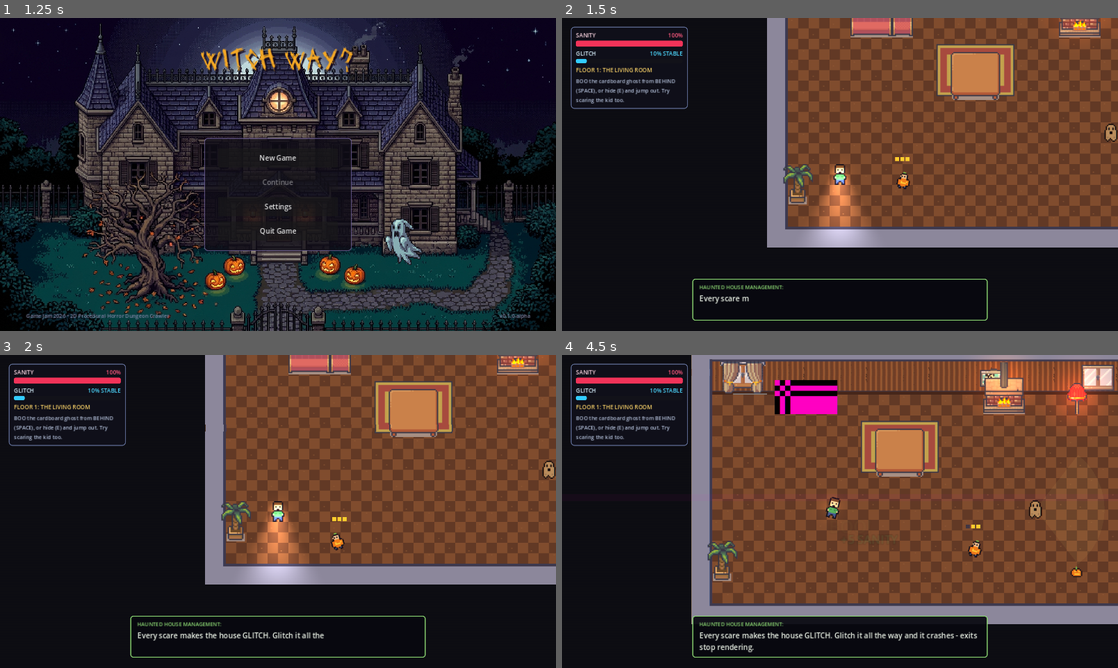
Above: before the commit, frames 1-4 (two rows, left to right).
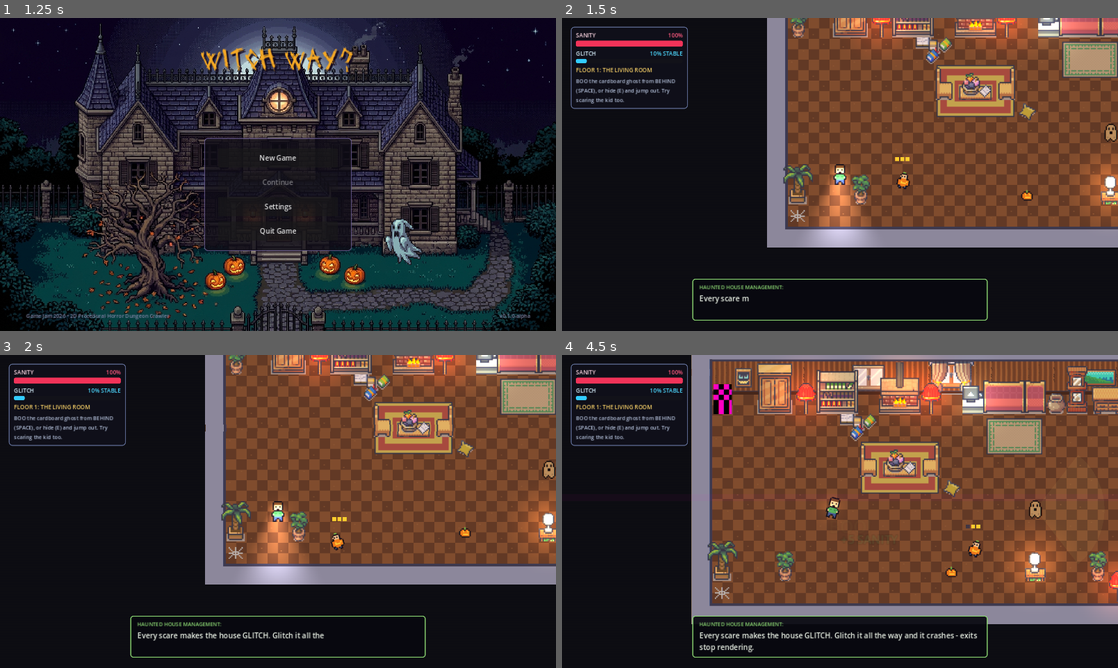
Above: after the commit, the same moments.

Repository: Anchevskiii/GameJam2026-WitchWay-
Game: Godot game, scene res://scenes/ui/main_menu.tscn
Same seed, same stepped clock (60 frames per second), same inputs: the game is played once before the commit and once after it. Sound files missing from this copy of the repository are replaced by a short silence.
Inputs (mouse positions are in pixels of both pictures, inside the frame that each line leads up to):
- Up to frame 1 (1.25 s): tap Enter at 0.5 s; move the mouse to (400, 158) at 0.52 s; hold D (move_right) from 0.53 s (still down); tap Space (scare) at 0.6 s; click (400, 158) at 0.67 s
- Up to frame 2 (1.5 s): release D (move_right) at 1.25 s; click "New Game" at 1.25 s
- Up to frame 3 (2 s): no input
- Up to frame 4 (4.5 s): move the mouse to (728, 527) at 2.02 s; hold S (move_down) 2.03-2.78 s; tap E (interact) at 2.1 s; tap Space (scare) at 2.3, 2.85, 3.8 s; move the mouse to (895, 442) at 2.77 s; hold D (move_right) 2.78-3.53 s; move the mouse to (812, 574) at 3.52 s; hold W (move_up) 3.53-4.28 s; tap Shift (sprint) at 3.6 s; click (812, 574) at 3.67 s; move the mouse to (1006, 558) at 4.27 s; hold A (move_left) from 4.28 s (still down); tap F (toggle_flashlight) at 4.35 s

Frame 1 is identical in both runs. In frame 2, 9.0% of the frame differs, in the area x 41-100%, y 0-66%; in frame 3, 9.0%; in frame 4, 18%, in the area x 27-100%, y 0-83%.

Commit message:
Restore living room layout and safe-room audio

Diff:
--- a/scenes/levels/living_room.tscn
+++ b/scenes/levels/living_room.tscn
@@ -1,15 +1,31 @@
-[gd_scene load_steps=15 format=3 uid="uid://bp52u2c3a4jo5"]
+[gd_scene load_steps=31 format=3 uid="uid://bp52u2c3a4jo5"]
 
 [ext_resource type="PackedScene" uid="uid://b8hyw8wb87hgh" path="res://scenes/levels/room_base.tscn" id="1_base"]
 [ext_resource type="Resource" path="res://data/npcs/cardboard_ghost.tres" id="2_r"]
+[ext_resource type="Texture2D" uid="uid://d1prb4k4cler8" path="res://assets/sprites/objects/cobweb.png" id="13_r"]
 [ext_resource type="Texture2D" uid="uid://b7muno1xwbnld" path="res://assets/sprites/objects/pumpkin.png" id="15_r"]
+[ext_resource type="Texture2D" uid="uid://d3k5g2ttff160" path="res://assets/sprites/objects/candles.png" id="16_r"]
+[ext_resource type="Resource" uid="uid://bxabn3rlxx2is" path="res://data/furniture/bookshelf_a.tres" id="f_bookshelf_a"]
+[ext_resource type="Resource" uid="uid://cs2cnps3707sj" path="res://data/furniture/books_floor.tres" id="f_books_floor"]
+[ext_resource type="Resource" uid="uid://celgqdsc4i2a0" path="res://data/furniture/chair_dining_l.tres" id="f_chair_dining_l"]
+[ext_resource type="Resource" uid="uid://dgjnp1mxbmo85" path="res://data/furniture/chair_dining_r.tres" id="f_chair_dining_r"]
+[ext_resource type="Resource" uid="uid://bupgc6xwkpd1h" path="res://data/furniture/china_cabinet.tres" id="f_china_cabinet"]
+[ext_resource type="Resource" uid="uid://c8dfuxdv40dok" path="res://data/furniture/cushion_yellow.tres" id="f_cushion_yellow"]
+[ext_resource type="Resource" uid="uid://8b3277qbolpm" path="res://data/furniture/dresser.tres" id="f_dresser"]
 [ext_resource type="Resource" uid="uid://cyb1jvhe53ojo" path="res://data/furniture/fireplace.tres" id="f_fireplace"]
 [ext_resource type="Resource" uid="uid://d2lnxab3dy0ru" path="res://data/furniture/floorlamp_red.tres" id="f_floorlamp_red"]
-[ext_resource type="Resource" uid="uid://c5qooat31b5xk" path="res://data/furniture/painting_cat.tres" id="f_painting_cat"]
+[ext_resource type="Resource" uid="uid://bruxu2r86qtvv" path="res://data/furniture/flowers_table.tres" id="f_flowers_table"]
+[ext_resource type="Resource" uid="uid://cybx1rfpmiega" path="res://data/furniture/nightstand_lamp.tres" id="f_nightstand_lamp"]
+[ext_resource type="Resource" uid="uid://0htken58kxhq" path="res://data/furniture/painting_landscape.tres" id="f_painting_landscape"]
 [ext_resource type="Resource" uid="uid://b4ydvp7okhkgp" path="res://data/furniture/palm.tres" id="f_palm"]
+[ext_resource type="Resource" uid="uid://bslb1accciw8h" path="res://data/furniture/plant_tree.tres" id="f_plant_tree"]
+[ext_resource type="Resource" uid="uid://cbo1iph6r7ulj" path="res://data/furniture/portrait_skull.tres" id="f_portrait_skull"]
+[ext_resource type="Resource" uid="uid://b8y74pgdusdw6" path="res://data/furniture/rug_beige.tres" id="f_rug_beige"]
 [ext_resource type="Resource" uid="uid://doqbne1fxbf5n" path="res://data/furniture/rug_red_wide.tres" id="f_rug_red_wide"]
 [ext_resource type="Resource" uid="uid://bgbf7lpxy5eey" path="res://data/furniture/sofa_red.tres" id="f_sofa_red"]
-[ext_resource type="Resource" uid="uid://cgx2575s8ymjg" path="res://data/furniture/table_big.tres" id="f_table_big"]
+[ext_resource type="Resource" uid="uid://7dt6dtiyx581" path="res://data/furniture/tv_old.tres" id="f_tv_old"]
+[ext_resource type="Resource" uid="uid://bt4nifcsxvv5w" path="res://data/furniture/vase_a.tres" id="f_vase_a"]
+[ext_resource type="Resource" uid="uid://dsli0v2ef80wo" path="res://data/furniture/wardrobe.tres" id="f_wardrobe"]
 [ext_resource type="Resource" uid="uid://cyw0gs0oxm3c1" path="res://data/furniture/window_curtains.tres" id="f_window_curtains"]
 [ext_resource type="Resource" uid="uid://chaxonr4wymyb" path="res://data/furniture/window_white.tres" id="f_window_white"]
 [ext_resource type="AudioStream" uid="uid://cl8vbqa255yh6" path="res://assets/audio/music/living_room_music.mp3" id="music_living"]
@@ -19,40 +35,58 @@
 room_title = "The Living Room"
 objective = "BOO the cardboard ghost from BEHIND (SPACE), or hide (E) and jump out. Try scaring the kid too."
 layout = "######################
-##1###########5####4##
-#...S++.......H+..L..#
+##3#####4###1######2##
+#Q.W+LB+.H+L.VS++vCR+#
+#......k......e......#
 #.......r............#
-#........T+..........#
-#........++..........#
-#....................#
+#.......AT+Z.........#
+#...........y........#
 #...............g....#
-#....................#
-#..P..&..............D
-#p................u..#
-#....................#
+#....................D
+#..P..&..............#
+#p..Q.......u...N..Q.#
+#o..................L#
 ######################"
 npc_legend = {
 "g": ExtResource("2_r")
 }
 floor_decor_legend = {
+"o": ExtResource("13_r"),
 "u": ExtResource("15_r")
 }
+light_legend = {
+"c": ExtResource("16_r")
+}
 furniture_legend = {
+"A": ExtResource("f_chair_dining_r"),
+"B": ExtResource("f_bookshelf_a"),
+"C": ExtResource("f_china_cabinet"),
 "H": ExtResource("f_fireplace"),
 "L": ExtResource("f_floorlamp_red"),
+"N": ExtResource("f_nightstand_lamp"),
+"Q": ExtResource("f_plant_tree"),
+"R": ExtResource("f_dresser"),
 "S": ExtResource("f_sofa_red"),
-"T": ExtResource("f_table_big"),
+"T": ExtResource("f_flowers_table"),
+"V": ExtResource("f_tv_old"),
+"W": ExtResource("f_wardrobe"),
+"Z": ExtResource("f_chair_dining_l"),
+"e": ExtResource("f_rug_beige"),
+"k": ExtResource("f_books_floor"),
 "p": ExtResource("f_palm"),
-"r": ExtResource("f_rug_red_wide")
+"r": ExtResource("f_rug_red_wide"),
+"v": ExtResource("f_vase_a"),
+"y": ExtResource("f_cushion_yellow")
 }
 wall_decor_legend = {
 "1": ExtResource("f_window_curtains"),
-"4": ExtResource("f_window_white"),
-"5": ExtResource("f_painting_cat")
+"2": ExtResource("f_painting_landscape"),
+"3": ExtResource("f_portrait_skull"),
+"4": ExtResource("f_window_white")
 }
 default_theme = ExtResource("theme")
 room_music = ExtResource("music_living")
 is_safe_room = true
 ambient_color = Color(1, 0.95, 0.88, 1)
-intro_lines = Array[String](["Welcome to the Haunted House!  …(293 unchanged characters)… d Ghost and press SPACE. Or hide in the sofa (E) and jump out with SPACE.", "Every s …(292 unchanged characters)…
+intro_lines = Array[String](["Welcome to the Haunted House!  …(293 unchanged characters)… d Ghost and press SPACE. Or hide in the cupboard (E) and jump out with SPACE.", "Every s …(292 unchanged characters)…
 revisit_lines = Array[String](["Welcome back to the Living Room. Your progress has been saved. Your dignity has not.", "Sanity restored. Every third floor is a Living Room. Management is very generous."])
--- a/scripts/main.gd
+++ b/scripts/main.gd
@@ -30,7 +30,15 @@
 	AudioManager.stop_room_music()
 	_load_room(GameManager.scene_for_level(GameManager.current_level))
 	AudioManager.stop_menu_music()
-	AudioManager.start_room_ambience(1.4)
+	_apply_room_ambience(1.4)
+
+
+## Safe rooms keep their own music; the haunted whispers only play on real floors.
+func _apply_room_ambience(fade_in_duration: float) -> void:
+	if GameManager.is_safe_room:
+		AudioManager.fade_out_room_ambience(0.35)
+	else:
+		AudioManager.start_room_ambience(fade_in_duration)
 
 
 func _setup_transition_label() -> void:
@@ -75,7 +83,7 @@
 	tween.tween_property(_transition_label, "modulate:a", 0.0, 0.35)
 	# 3. Fade screen back in from black while ambient sound & whispers slowly fade in
 	tween.tween_callback(func() -> void:
-		AudioManager.start_room_ambience(fade_in_time + 0.5)
+		_apply_room_ambience(fade_in_time + 0.5)
 	)
 	tween.tween_property(fade_rect, "color:a", 0.0, fade_in_time).set_trans(Tween.TRANS_SINE).set_ease(Tween.EASE_OUT)
 	tween.tween_callback(func() -> void: _is_changing_room = false)
